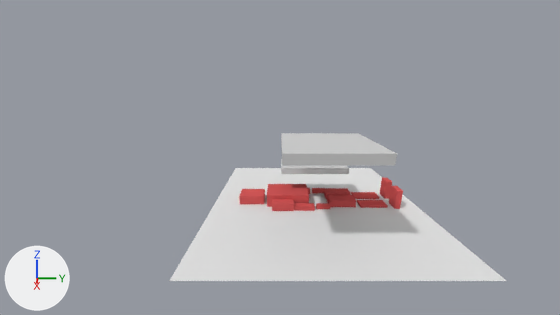
Before and after pictures for a commit that changed the Blender file blender/chair.blend.
Before and after are seen from the file's camera 'Camera.004'. Every picture has the same lights, and +X, +Y and +Z are marked at lower left.
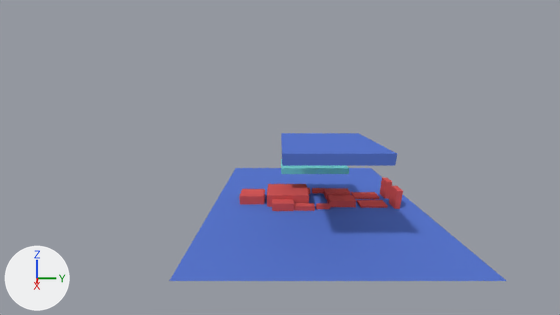
Pixel boxes (x1, y1, x2, y2) of what changed, in the pictures (560 x 315 px):
'Plane', recoloured (white to blue): (170, 168, 506, 281) in both
'Cube.000', recoloured (grey to blue): (281, 133, 397, 166) in both
'Cube.002_Cube.003', recoloured (grey to cyan): (281, 159, 349, 174) in both

The change in detail:
Material 'Material.003' (mat_material_003) changes colour from light grey #d1d1d1 to cyan #75cfd1; in linear values from (0.64, 0.64, 0.64) to (0.179, 0.622, 0.64).
Material 'Material.000' (mat_material_000) changes colour from light grey #d1d1d1 to blue #5b79d1; in linear values from (0.64, 0.64, 0.64) to (0.104, 0.19, 0.64).
me_plane has 4 vertices, 2 faces and spans x -1.48..1.48, y 0.0, z -1.51..1.51.
me_plane no longer uses material mat_none (white #e7e7e7).
me_plane now uses material mat_material_000 (blue #5b79d1).
